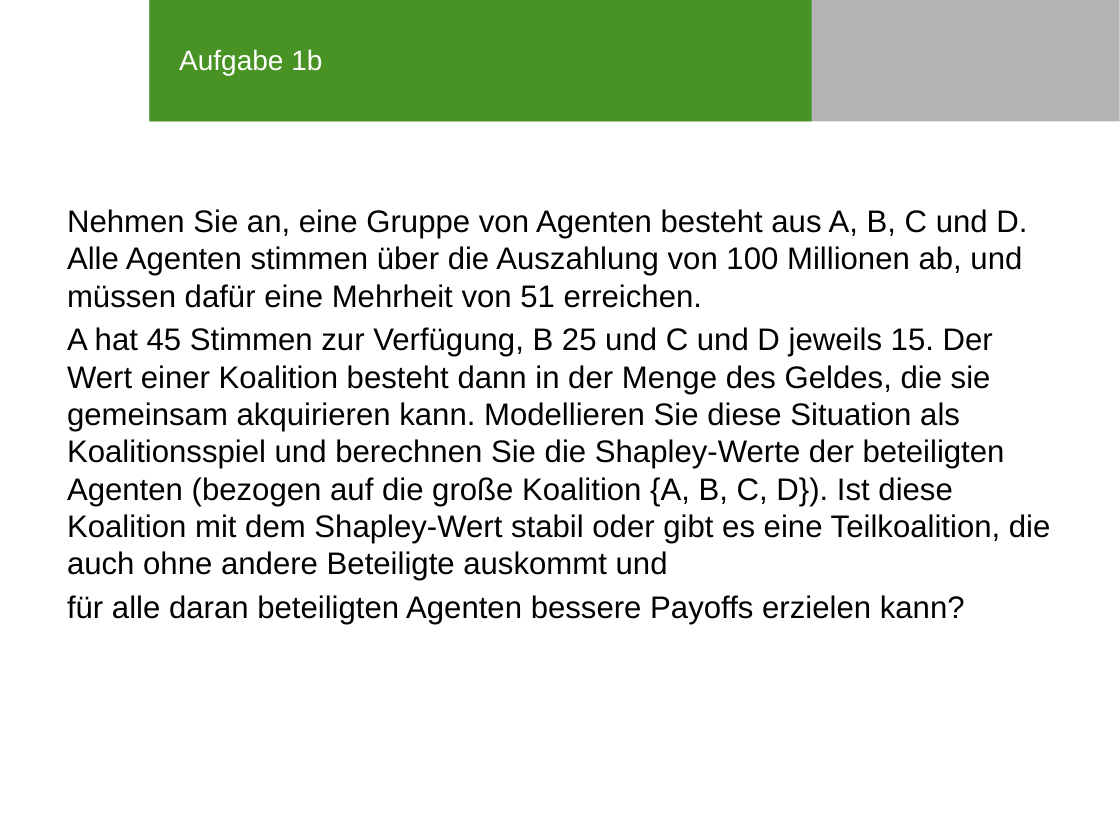
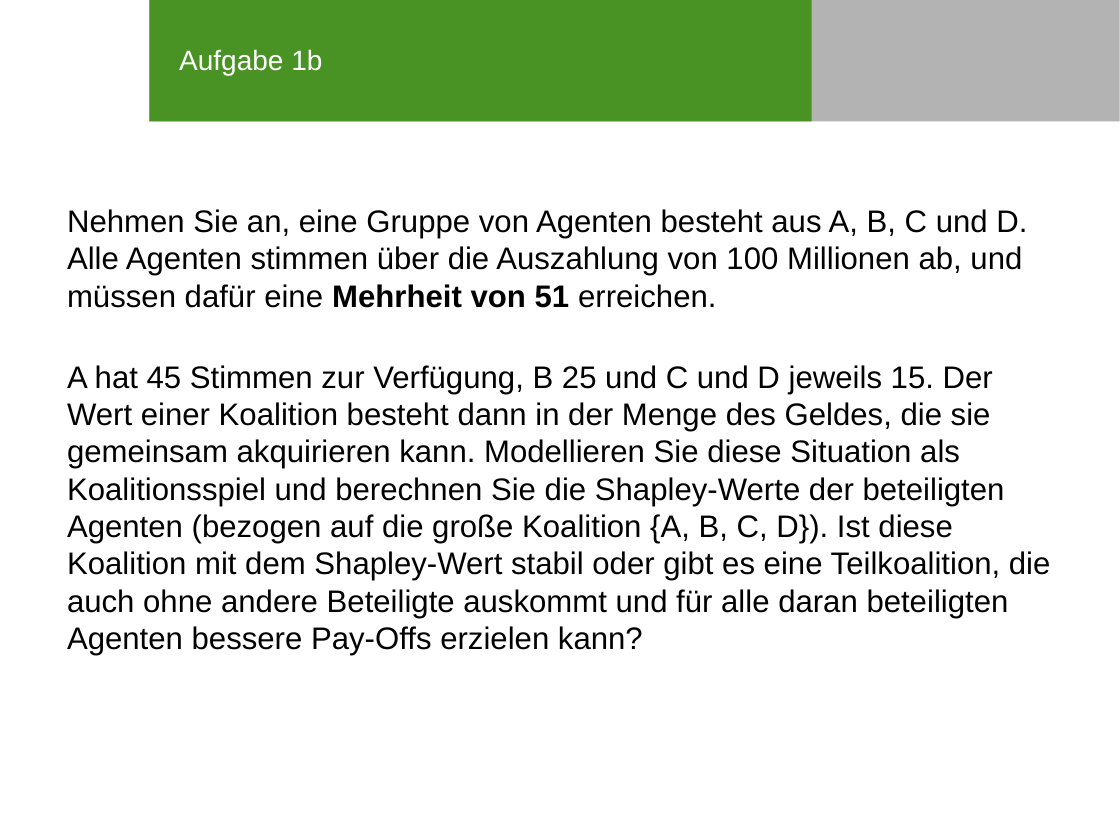
Before and after one commit to SOAS-Uni-Augsburg/ws16-17-group-10, a slide deck: slide 4 of Blatt-07/Präsentation_Blatt07_Aufgabe1.pptx. Drawn at 1120x840 pixels with LibreOffice and Linux fonts; fonts in the diff are those of the drawing; background and template pictures are left out. Boxes give left, top, right and bottom in pixels: in the first picture for what was removed or moved away, otherwise in the second. Text is boxed around its words. In the diff, an @@ line names an element or a change of style, - is before the commit and + after.

```diff
--- a/Blatt-07/Präsentation_Blatt07_Aufgabe1.pptx
+++ b/Blatt-07/Präsentation_Blatt07_Aufgabe1.pptx
@@ text at bbox=[67, 209, 1027, 308]: bold on in "Mehrheit von 51" @@
@@ text at bbox=[67, 365, 1051, 656]: text changed @@
-A hat 45 Stimmen zur Verfügung, B 25 und C und D jeweils 15. Der Wert einer Koalition besteht dann in der Menge des Geldes, die sie gemeinsam akquirieren kann. Modellieren Sie diese Situation als Koalitionsspiel und berechnen Sie die Shapley-Werte der beteiligten Agenten (bezogen auf die große Koalition {A, B, C, D}). Ist diese Koalition mit dem Shapley-Wert stabil oder gibt es eine Teilkoalition, die auch ohne andere Beteiligte auskommt und
-für alle daran beteiligten Agenten bessere Payoffs erzielen kann?
+A hat 45 Stimmen zur Verfügung, B 25 und C und D jeweils 15. Der Wert einer Koalition besteht dann in der Menge des Geldes, die sie gemeinsam akquirieren kann. Modellieren Sie diese Situation als Koalitionsspiel und berechnen Sie die Shapley-Werte der beteiligten Agenten (bezogen auf die große Koalition {A, B, C, D}). Ist diese Koalition mit dem Shapley-Wert stabil oder gibt es eine Teilkoalition, die auch ohne andere Beteiligte auskommt und für alle daran beteiligten Agenten bessere Pay-Offs erzielen kann?
```
Also in this commit, not shown: 6 other slides changed, 4 slides added.
